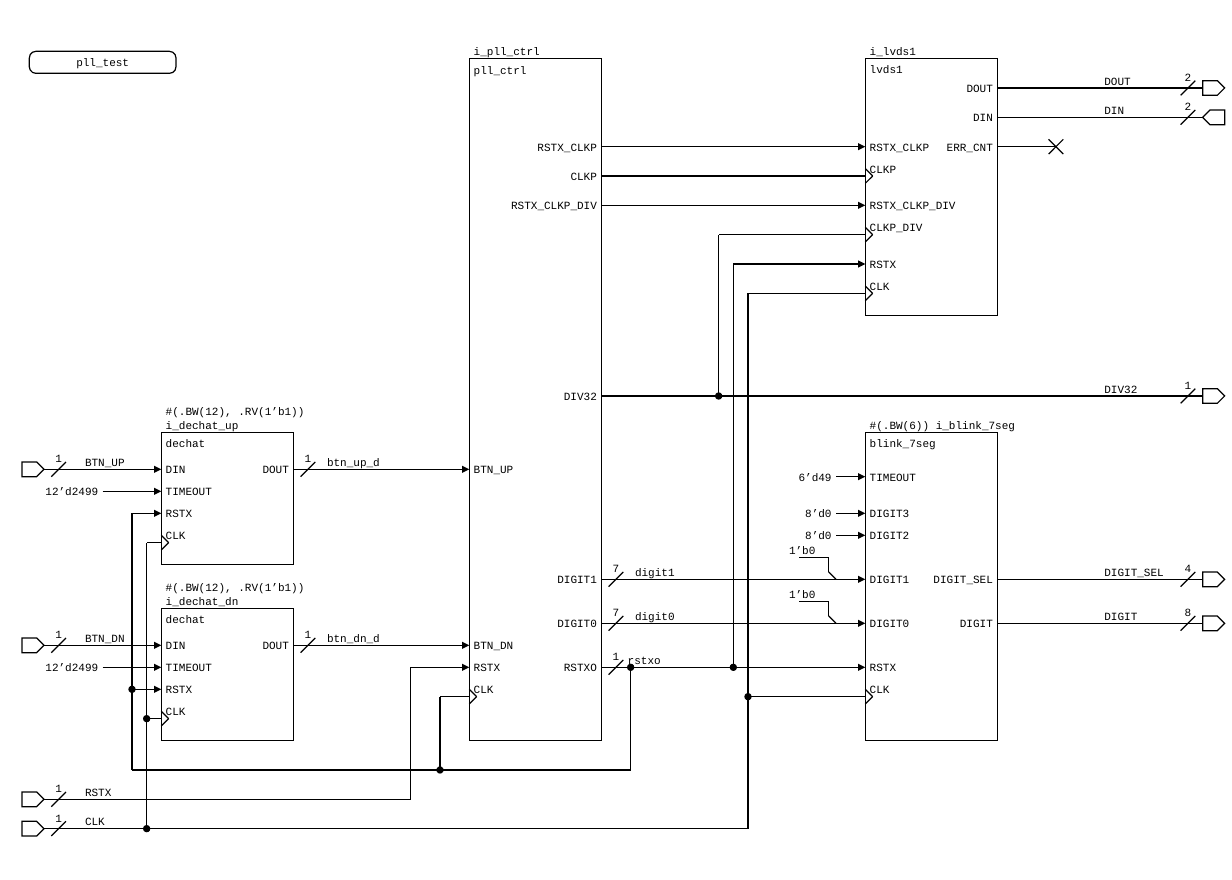
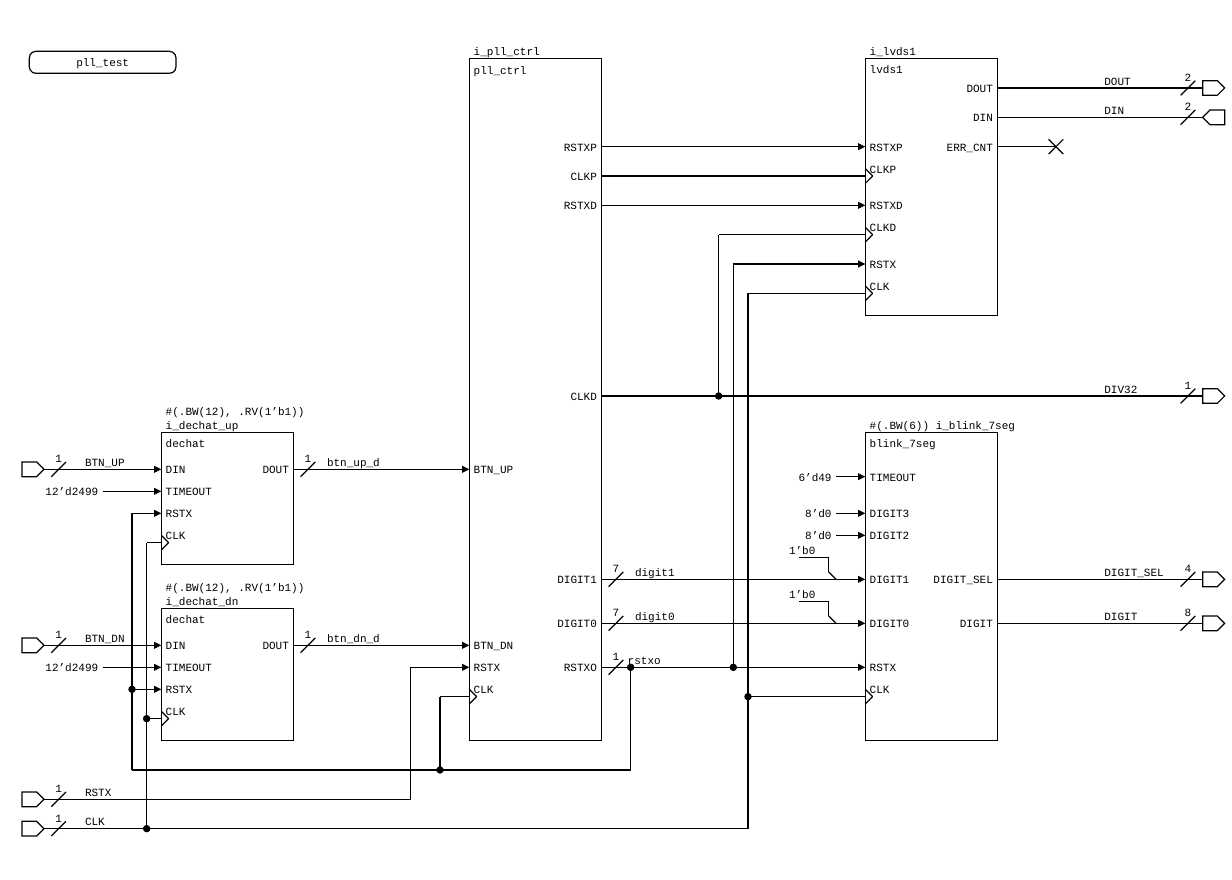
Before and after one commit to yammouch/clksk2017, a slide deck: slide 1 of 0060_serial/rtl/schematic/pll_test.pptx. Drawn at 1232x880 pixels with LibreOffice and Linux fonts; fonts in the diff are those of the drawing. Boxes give left, top, right and bottom in pixels: in the first picture for what was removed or moved away, otherwise in the second. Text is boxed around its words. In the diff, an @@ line names an element or a change of style, - is before the commit and + after.

```diff
--- a/0060_serial/rtl/schematic/pll_test.pptx
+++ b/0060_serial/rtl/schematic/pll_test.pptx
@@ text at box(564, 143, 597, 151): text changed @@
-RSTX_CLKP
+RSTXP
@@ text at box(870, 143, 903, 151): text changed @@
-RSTX_CLKP
+RSTXP
@@ text at box(564, 202, 597, 209): text changed @@
-RSTX_CLKP_DIV
+RSTXD
@@ text at box(870, 202, 903, 209): text changed @@
-RSTX_CLKP_DIV
+RSTXD
@@ text at box(870, 224, 896, 235): text changed @@
-CLKP_DIV
+CLKD
@@ text at box(571, 392, 597, 400): text changed @@
-DIV32
+CLKD
```
Also in this commit, not shown: 3 other files.
